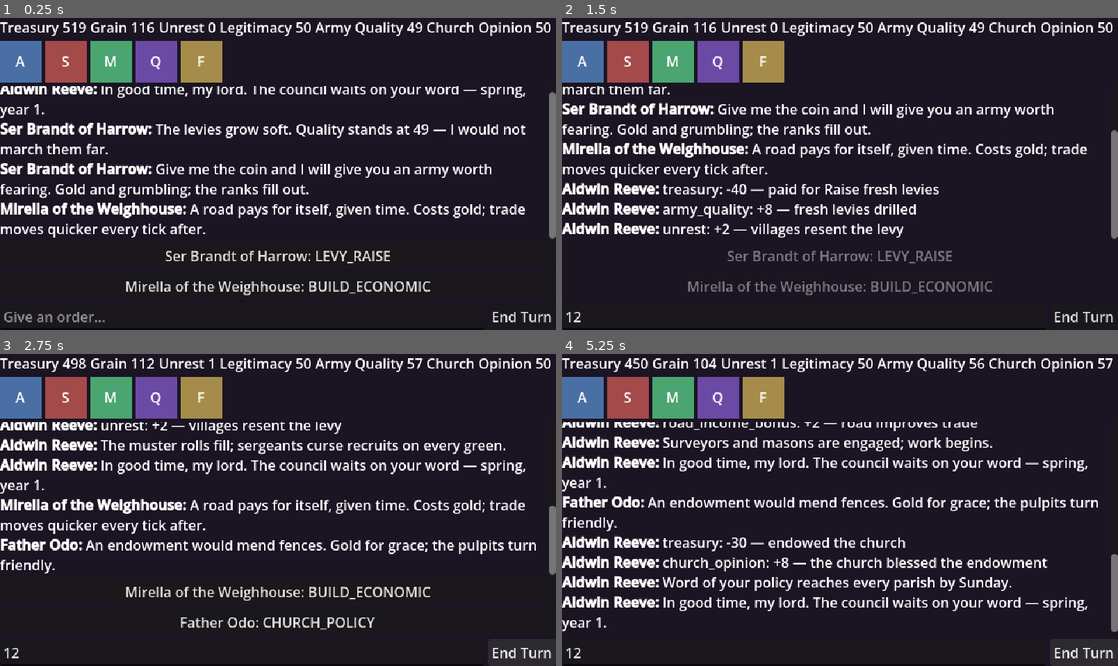
Above: before the commit, frames 1-4 (two rows, left to right).
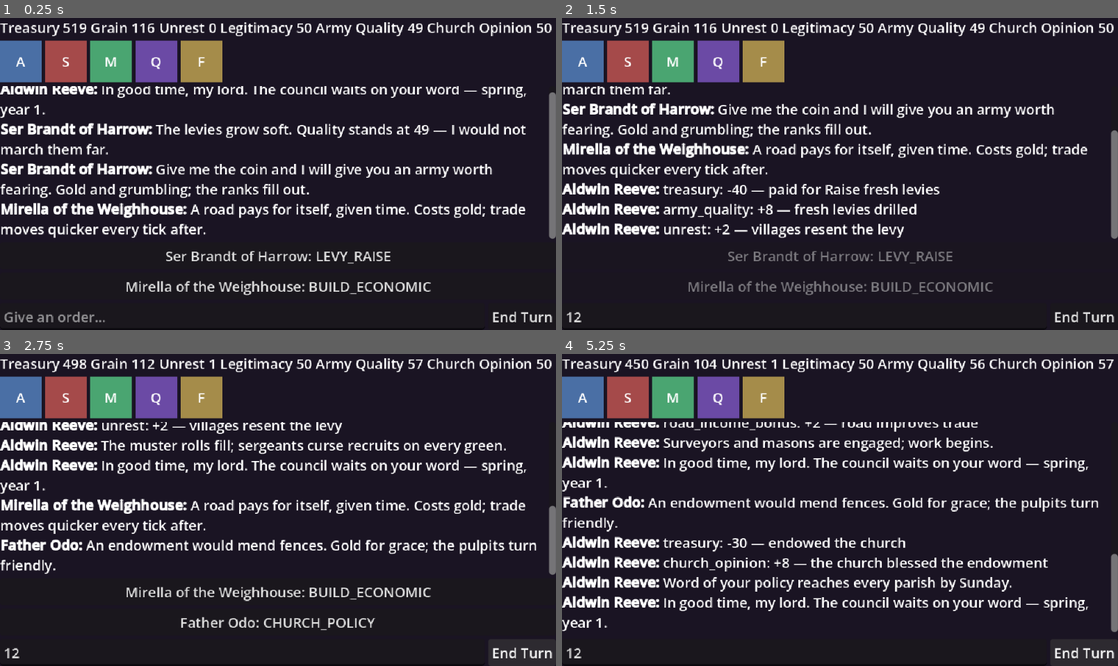
Above: after the commit, the same moments.

Repository: samuelzhang1201/game_design
Game: Godot game, scene res://scenes/council.tscn
The game is run twice, just before and just after one commit, with the same random seed, the same clock (stepped at 60 frames per second) and the same inputs.
Inputs (mouse positions are in pixels of both pictures, inside the frame that each line leads up to):
- Up to frame 1 (0.25 s): no input
- Up to frame 2 (1.5 s): click (806, 317) at 0.52 s; type "12" at 0.6 s; click "Ser Brandt of Harrow: LEVY_RA…" at 1.25 s
- Up to frame 3 (2.75 s): click "End Turn" at 2 s
- Up to frame 4 (5.25 s): click "Mirella of the Weighhouse: BU…" at 2.75 s; click "End Turn" at 3.5 s; click "Father Odo: CHURCH_POLICY" at 4.25 s; click "End Turn" at 5 s

The runs differ from the first frame. In frame 1, 10% of the frame differs, in the area x 0-100%, y 1-98%; in frame 2, 9.9%; in frame 3, 10%; in frame 4, 11%.

Commit message:
feat: fullscreen launch, fractional scaling fills the display
User-directed change from the slice-1 pixel spec: window mode fullscreen,
stretch aspect expand + fractional scale so the 640x360 canvas fills any
screen completely (no letterbox), UI scales proportionally larger.

Co-Authored-By: Claude Fable 5 <noreply@anthropic.com>
Claude-Session: https://claude.ai/code/session_018r9884tT7xdRwHXuYPSJgU

Diff:
--- a/project.godot
+++ b/project.godot
@@ -24,11 +24,12 @@
 
 window/size/viewport_width=640
 window/size/viewport_height=360
+window/size/mode=3
 window/size/window_width_override=1280
 window/size/window_height_override=720
 window/stretch/mode="canvas_items"
-window/stretch/aspect="keep"
-window/stretch/scale_mode="integer"
+window/stretch/aspect="expand"
+window/stretch/scale_mode="fractional"
 
 [editor_plugins]
 
